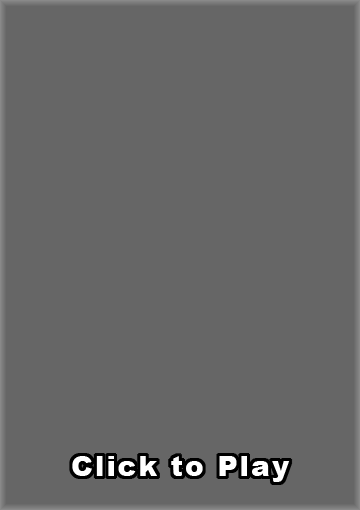
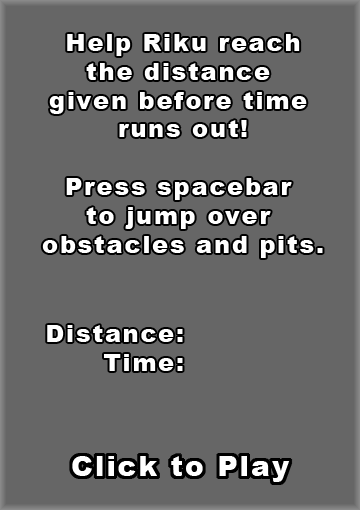
Layer changes from the first (360, 510) image to the second:
added layer "Help Riku reach the distance" above "Distance: Time:" over [42, 34, 323, 258]
added layer "Distance: Time:" above "Click to play" over [47, 325, 183, 371]
